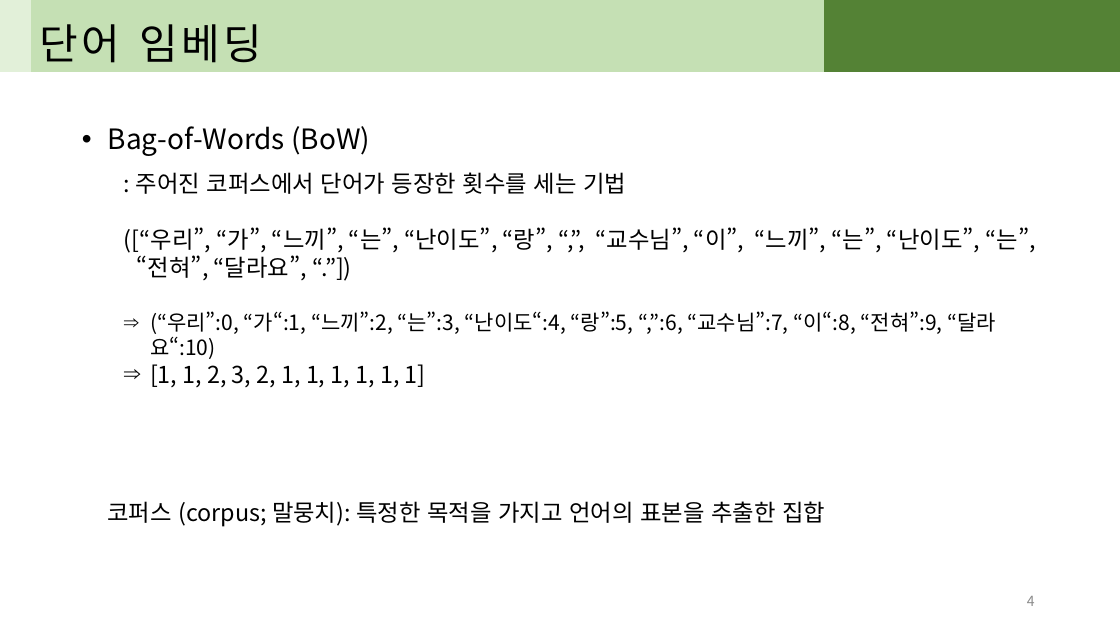
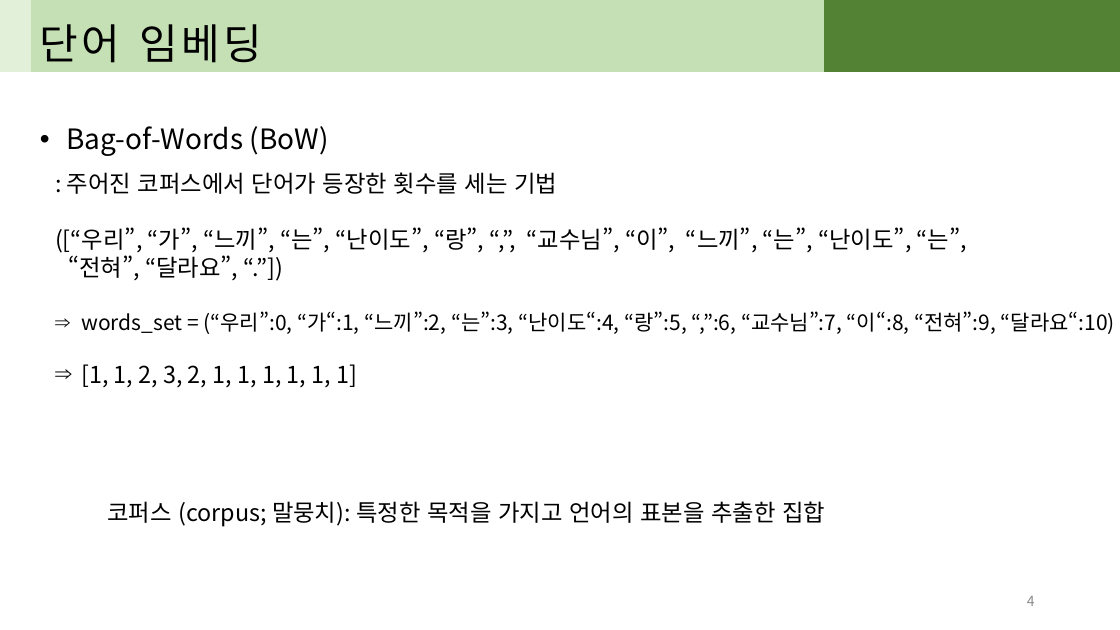
Before and after one commit to john3205/TPDL-20, a slide deck: slide 4 of PPT/05) 3일차-단어 임베딩.pptx. Drawn at 1120x630 pixels with LibreOffice and Linux fonts; fonts in the diff are those of the drawing. Boxes give left, top, right and bottom in pixels: in the first picture for what was removed or moved away, otherwise in the second. Text is boxed around its words. In the diff, an @@ line names an element or a change of style, - is before the commit and + after.

```diff
--- a/PPT/05) 3일차-단어 임베딩.pptx
+++ b/PPT/05) 3일차-단어 임베딩.pptx
@@ text at [55, 126, 967, 387]: indent changed @@
@@ text at [81, 311, 1115, 334]: text changed @@
-    ⇒ (“우리”:0, “가“:1, “느끼”:2, “는”:3, “난이도“:4, “랑”:5, “,”:6, “교수님”:7, “이“:8, “전혀”:9, “달라요“:10)
+    ⇒ words_set = (“우리”:0, “가“:1, “느끼”:2, “는”:3, “난이도“:4, “랑”:5, “,”:6, “교수님”:7, “이“:8, “전혀”:9, “달라요“:10)
```
Also in this commit, not shown: 3 other slides changed, 6 other files.
